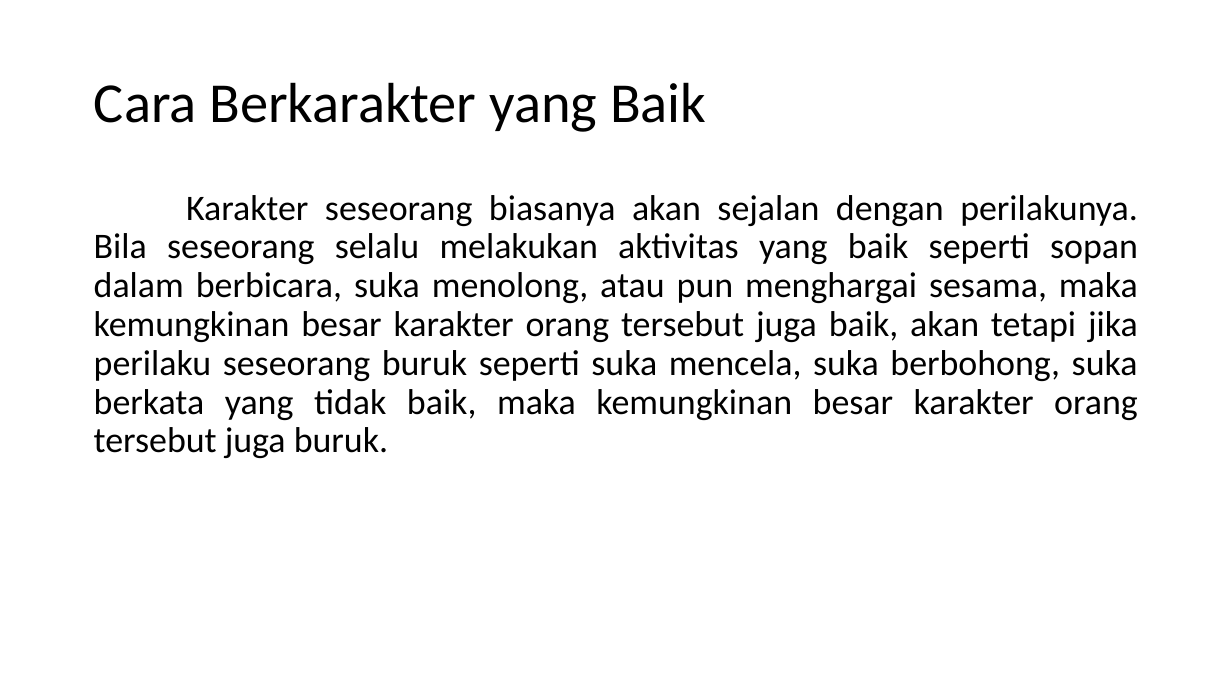
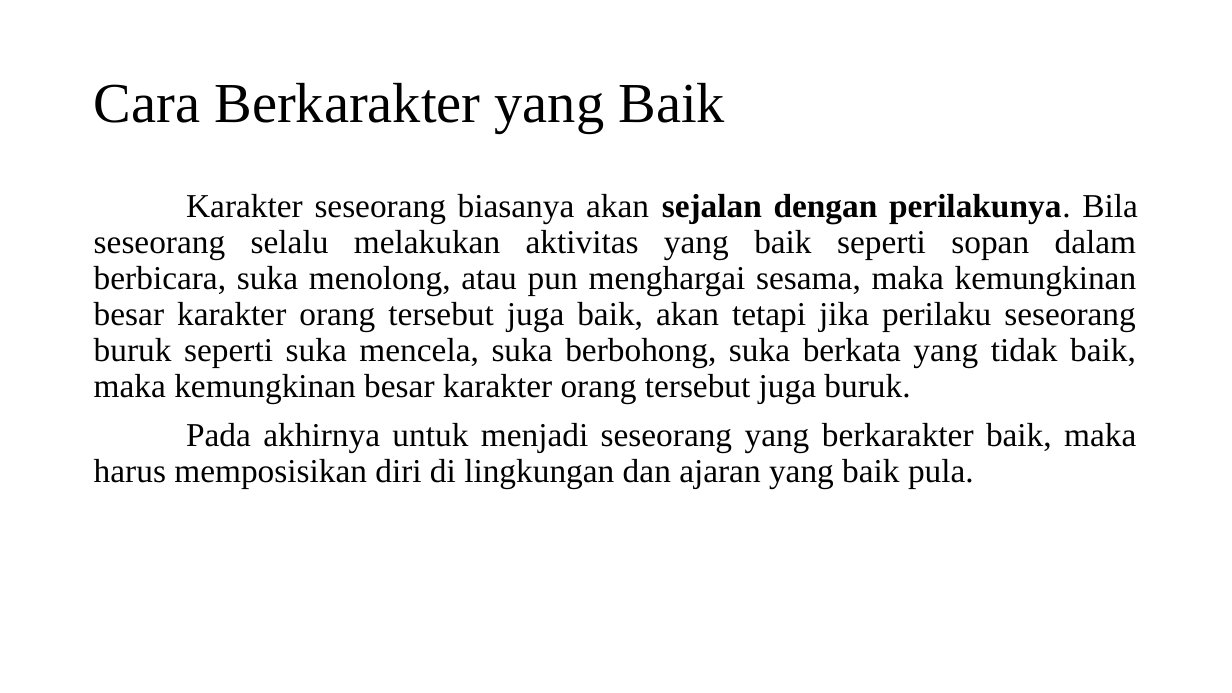
Before and after one commit to faizalakhsan/Tugas-CB-Fisika, a slide deck: slide 5 of Kelompok 5 Character Building.ppt (slide 4 before the commit). Drawn at 1232x693 pixels with LibreOffice and Linux fonts; fonts in the diff are those of the drawing. Boxes give left, top, right and bottom in pixels: in the first picture for what was removed or moved away, otherwise in the second. Text is boxed around its words. In the diff, an @@ line names an element or a change of style, - is before the commit and + after.

```diff
--- a/Kelompok 5 Character Building.ppt
+++ b/Kelompok 5 Character Building.ppt
@@ title "Cara Berkarakter yang Baik" at [94, 82, 725, 133]: font Calibri to Times New Roman @@
@@ text at [94, 194, 1138, 404]: size 28 to 26 pt, font Calibri to Times New Roman in "Karakter seseorang biasanya akan sejalan dengan perilakunya. ..."; bold on in "sejalan dengan perilakunya." @@
@@ text at [94, 423, 1136, 489]: paragraph added @@
+Pada akhirnya untuk menjadi seseorang yang berkarakter baik, maka harus memposisikan diri di lingkungan dan ajaran yang baik pula.
```
Also in this commit, not shown: 1 other slide changed, 5 slides added, 3 slides removed.
